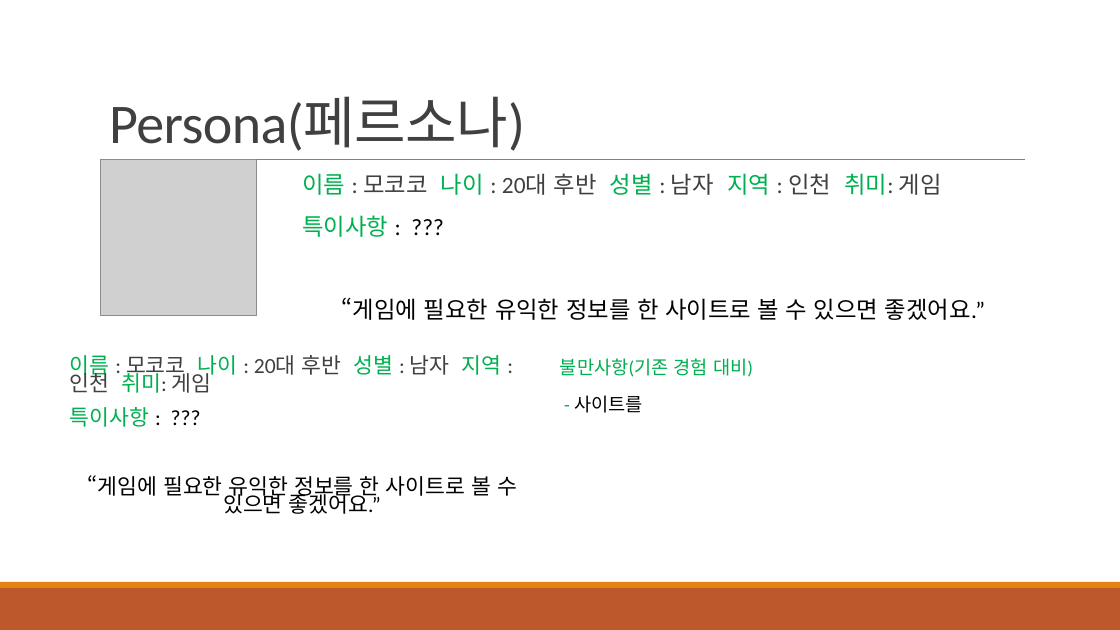
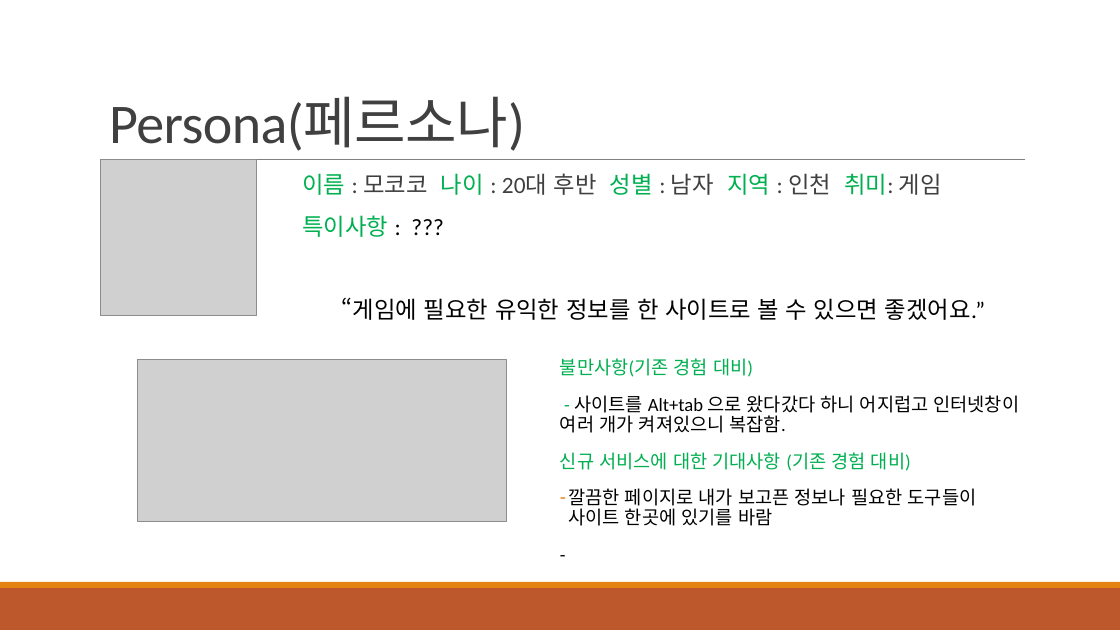
Before and after one commit to chanjin97/Site-Plan, a slide deck: slide 2 of 사용자 분석-(persona).pptx. Drawn at 1120x630 pixels with LibreOffice and Linux fonts; fonts in the diff are those of the drawing; grey boxes stand for pictures. Boxes give left, top, right and bottom in pixels: in the first picture for what was removed or moved away, otherwise in the second. Text is boxed around its words. In the diff, an @@ line names an element or a change of style, - is before the commit and + after.

Commit message:
persona

```diff
--- a/사용자 분석-(persona).pptx
+++ b/사용자 분석-(persona).pptx
@@ text removed at [70, 355, 517, 514] @@
-이름 : 모코코 나이 : 20대 후반 성별 : 남자 지역 : 인천 취미: 게임
-특이사항 : ???
-“게임에 필요한 유익한 정보를 한 사이트로 볼 수 있으면 좋겠어요.”
@@ picture added at [138, 360, 507, 521] @@
@@ text at [560, 395, 1020, 526]: text changed @@
-- 사이트를
+- 사이트를 Alt+tab 으로 왔다갔다 하니 어지럽고 인터넷창이 여러 개가 켜져있으니 복잡함.
+신규 서비스에 대한 기대사항 (기존 경험 대비)
+– 깔끔한 페이지로 내가 보고픈 정보나 필요한 도구들이 사이트 한곳에 있기를 바람
+-
```
